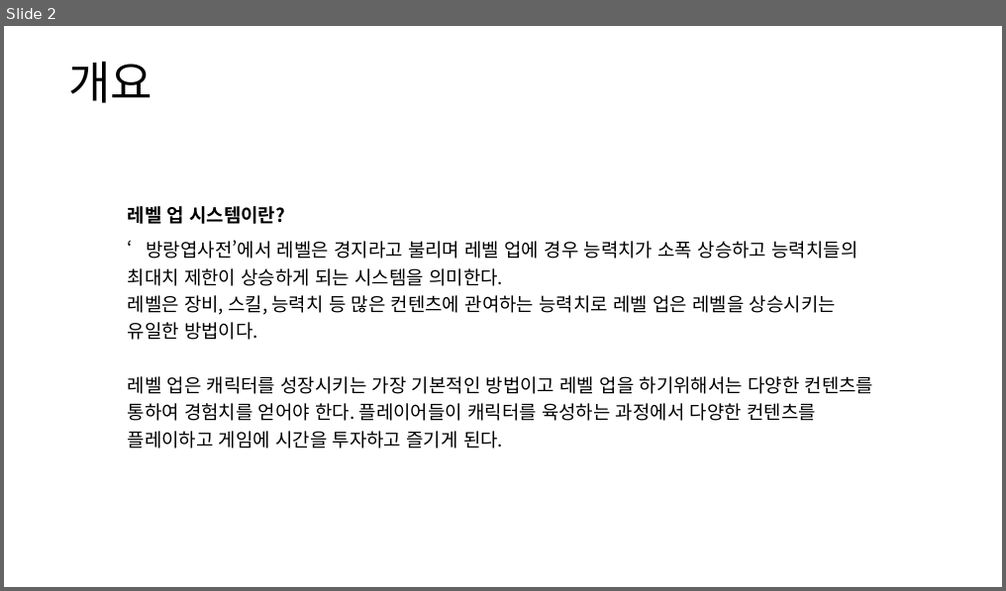
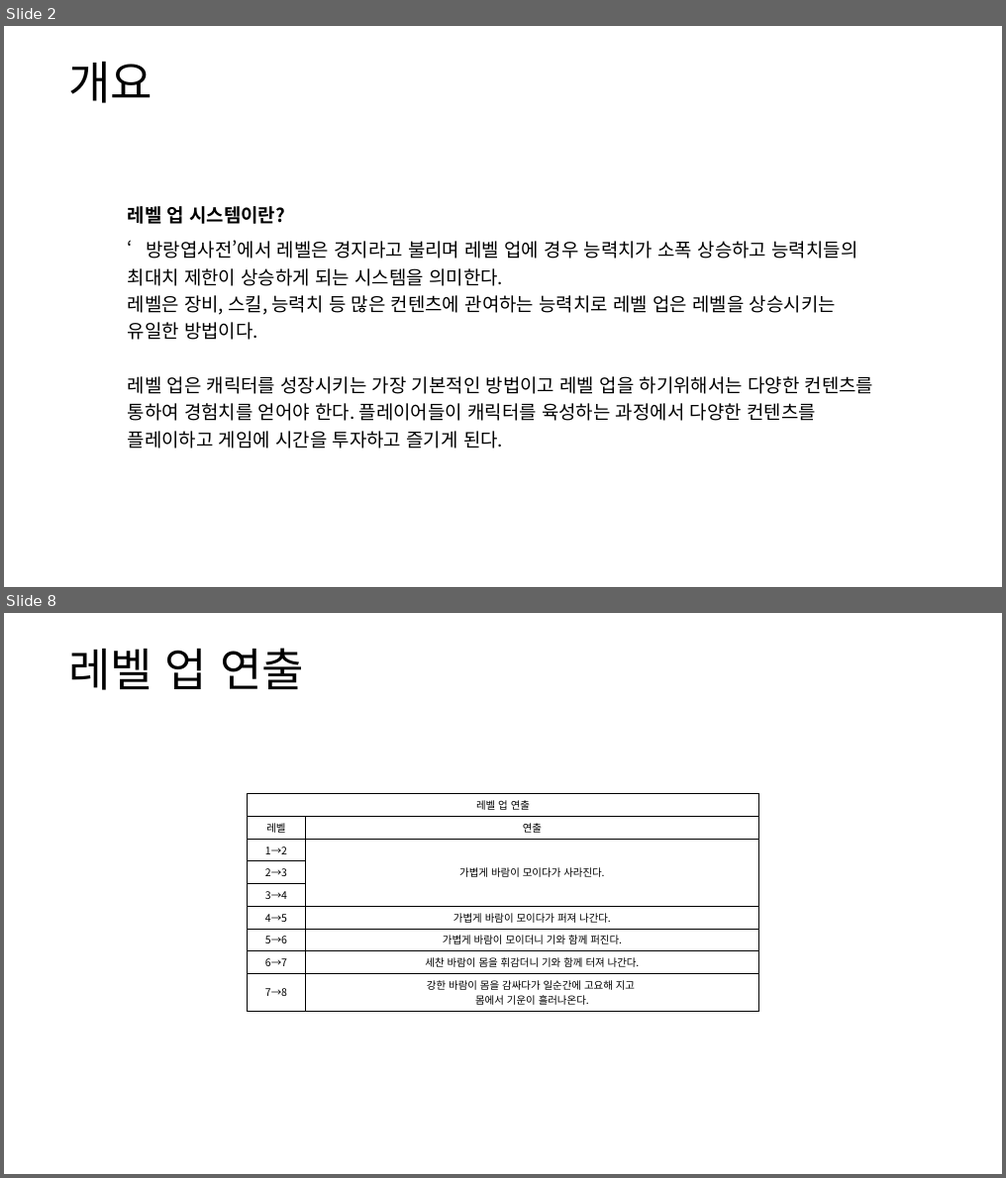
Before and after one commit to yjk0401/unityenginebasic_9th, a slide deck: 기획/레벨업 시스템 기획서.pptx. Shown one above the other, each under a label of ours: slide 2 before the commit, slides 2 and 8 after it; the slides between them are not shown. The pictures are 1006x591 and 1006x1178 pixels, drawn with LibreOffice and Linux fonts; fonts in the diff are those of the drawing. Boxes give left, top, right and bottom in pixels: in the first picture for what was removed or moved away, otherwise in the second. Text is boxed around its words. In the diff, an @@ line names an element or a change of style, - is before the commit and + after.

```diff
--- a/기획/레벨업 시스템 기획서.pptx
+++ b/기획/레벨업 시스템 기획서.pptx
@@ slide 8 added at box(4, 613, 1002, 1174), background #FFFFFF @@
@@ text added at box(68, 648, 304, 690), 44 pt, text #000000 @@
+레벨 업 연출
@@ table added at box(248, 794, 759, 1009), 9 rows, 2 columns @@
+레벨 업 연출 | 
+레벨 | 연출
+1→2 | 가볍게 바람이 모이다가 사라진다.
+2→3 | 
+3→4 | 
+4→5 | 가볍게 바람이 모이다가 퍼져 나간다.
+5→6 | 가볍게 바람이 모이더니 기와 함께 퍼진다.
+6→7 | 세찬 바람이 몸을 휘감더니 기와 함께 터져 나간다.
+7→8 | 강한 바람이 몸을 감싸다가 일순간에 고요해 지고 / 몸에서 기운이 흘러나온다.
```
Also in this commit, not shown: 3 slides changed, 4 other slides added, 1 slide removed, 22 other files.
